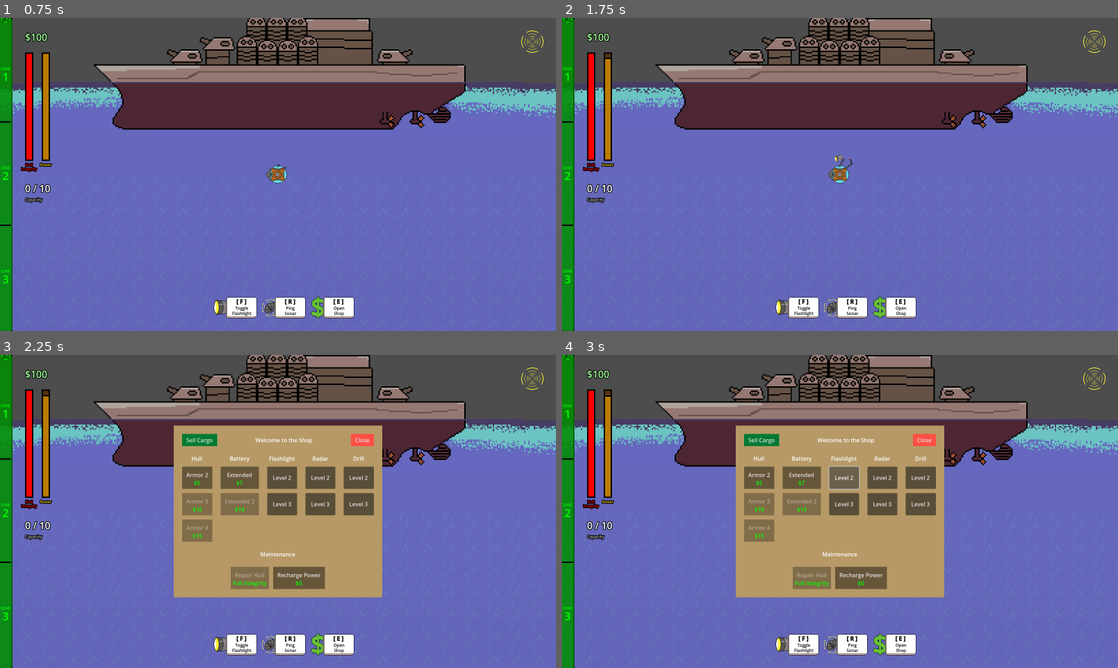
Above: before the commit, frames 1-4 (two rows, left to right).
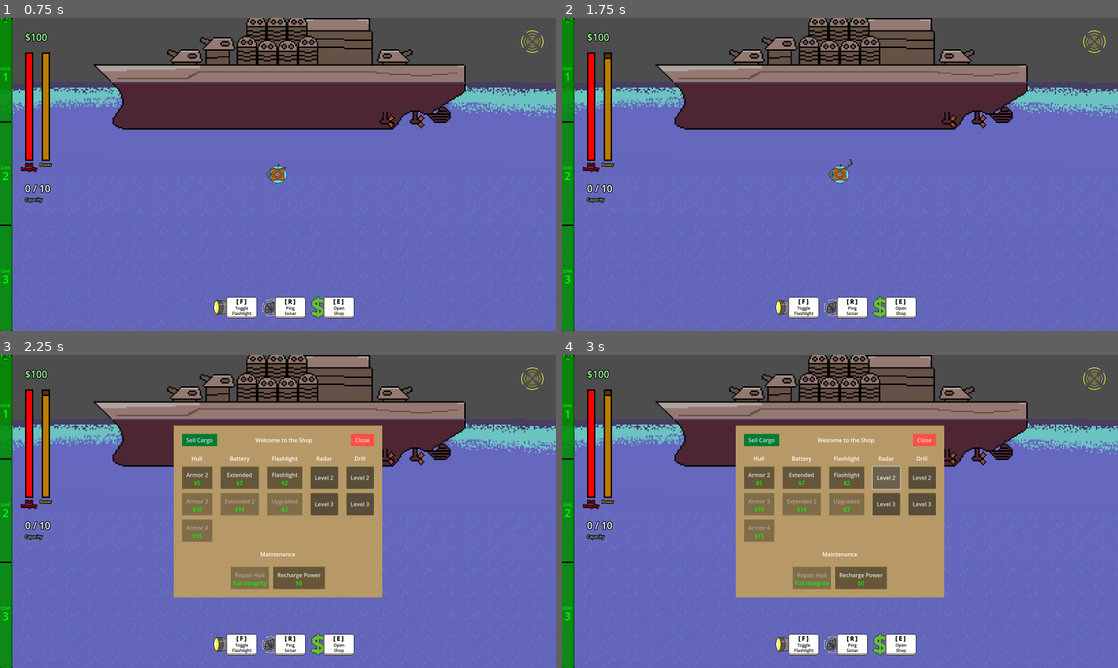
Above: after the commit, the same moments.

Repository: deruitda/ludum-dare-57
Game: Godot game, scene res://scenes/main.tscn
Two runs of this game, one before a commit and one after it. Both use one fixed random seed, a clock stepped at 60 frames per second and the inputs below. Sound files missing from this copy of the repository are replaced by a short silence.
Inputs:
- Up to frame 1 (0.75 s): click "Toggle Flashlight" at 0.5 s
- Up to frame 2 (1.75 s): click "Ping Sonar" at 1.25 s
- Up to frame 3 (2.25 s): click "Open Shop" at 2 s
- Up to frame 4 (3 s): click "Level 2" at 2.75 s

Frame 1 is identical in both runs. In frame 2, less than 0.1% of the frame differs, in the area x 48-51%, y 43-48%; in frame 3, 1.1%; in frame 4, 1.3%, in the area x 7-67%, y 12-52%.
Error before the commit: Invalid access to property or key 'light_texture' on a base object of type 'Nil'. (res://scenes/submarine/flashlight/flashlight.gd:18)

Commit message:
we do it

Diff:
--- a/scenes/shop/shop.tscn
+++ b/scenes/shop/shop.tscn
@@ -8,7 +8,9 @@
 [ext_resource type="Resource" uid="uid://wat7m0b4ias4" path="res://scenes/shop/shop_items/recharge_power.tres" id="6_ptf86"]
 [ext_resource type="Resource" uid="uid://crlc6yobu7bau" path="res://scenes/shop/shop_items/battery_upgrade_extended.tres" id="6_xcdpw"]
 [ext_resource type="Resource" uid="uid://c7vo8imaw6ari" path="res://scenes/shop/shop_items/battery_upgrade_extended_2.tres" id="7_tp26b"]
+[ext_resource type="Resource" uid="uid://blkrympbkkbkx" path="res://scenes/shop/shop_items/flashlight_upgrade_1.tres" id="9_8qn5i"]
 [ext_resource type="Resource" uid="uid://co2umhba5ghsu" path="res://scenes/shop/shop_items/repair_hull.tres" id="9_tp26b"]
+[ext_resource type="Resource" uid="uid://oamge6kiq2jc" path="res://scenes/shop/shop_items/flashlight_upgrade_2.tres" id="10_dww4p"]
 
 [sub_resource type="StyleBoxFlat" id="StyleBoxFlat_100s2"]
 content_margin_left = 12.0
@@ -167,15 +169,15 @@
 text = "Flashlight"
 horizontal_alignment = 1
 
-[node name="FlashlightLevel2Button" type="Button" parent="ShopContainer/ColorRect/MarginContainer/VBoxContainer/ShopItemsContainer/FlashlightUpgradesVBoxContainer2"]
-custom_minimum_size = Vector2(0, 64)
-layout_mode = 2
-text = "Level 2"
-
-[node name="FlashlightLevel3Button" type="Button" parent="ShopContainer/ColorRect/MarginContainer/VBoxContainer/ShopItemsContainer/FlashlightUpgradesVBoxContainer2"]
-custom_minimum_size = Vector2(0, 64)
-layout_mode = 2
-text = "Level 3"
+[node name="Flashlight" parent="ShopContainer/ColorRect/MarginContainer/VBoxContainer/ShopItemsContainer/FlashlightUpgradesVBoxContainer2" instance=ExtResource("2_qaxay")]
+layout_mode = 2
+text = "Flashlight"
+shop_item_resource = ExtResource("9_8qn5i")
+
+[node name="FlashlightUpgrade" parent="ShopContainer/ColorRect/MarginContainer/VBoxContainer/ShopItemsContainer/FlashlightUpgradesVBoxContainer2" instance=ExtResource("2_qaxay")]
+layout_mode = 2
+text = "Upgraded"
+shop_item_resource = ExtResource("10_dww4p")
 
 [node name="RadarUpgradesVBoxContainer3" type="VBoxContainer" parent="ShopContainer/ColorRect/MarginContainer/VBoxContainer/ShopItemsContainer"]
 layout_mode = 2
--- /dev/null
+++ b/scenes/shop/shop_items/flashlight_upgrade_1.tres
@@ -0,0 +1,13 @@
+[gd_resource type="Resource" script_class="ShopItemResource" load_steps=3 format=3 uid="uid://blkrympbkkbkx"]
+
+[ext_resource type="Resource" uid="uid://c6lcqnvwotfnf" path="res://scenes/submarine/flashlight/flashlight_resources/flashlight_1.tres" id="1_ukgpg"]
+[ext_resource type="Script" uid="uid://dq388fj72n7ck" path="res://scenes/shop/shop_items/shop_item.gd" id="2_2musp"]
+
+[resource]
+script = ExtResource("2_2musp")
+price = 2
+tooltip = "Flashlight helps you see"
+is_infinitely_purchaseable = false
+item_resource = ExtResource("1_ukgpg")
+is_initially_disabled = false
+metadata/_custom_type_script = "uid://dq388fj72n7ck"
--- /dev/null
+++ b/scenes/shop/shop_items/flashlight_upgrade_2.tres
@@ -0,0 +1,15 @@
+[gd_resource type="Resource" script_class="ShopItemResource" load_steps=4 format=3 uid="uid://oamge6kiq2jc"]
+
+[ext_resource type="Script" uid="uid://dq388fj72n7ck" path="res://scenes/shop/shop_items/shop_item.gd" id="1_ereq5"]
+[ext_resource type="Resource" uid="uid://fimryso8my8b" path="res://scenes/submarine/flashlight/flashlight_resources/flashlight_2.tres" id="1_h12u3"]
+[ext_resource type="Resource" uid="uid://c6lcqnvwotfnf" path="res://scenes/submarine/flashlight/flashlight_resources/flashlight_1.tres" id="3_hngt0"]
+
+[resource]
+script = ExtResource("1_ereq5")
+price = 3
+tooltip = "Upgraded flashlight"
+is_infinitely_purchaseable = false
+unlocked_by_item_resource = ExtResource("3_hngt0")
+item_resource = ExtResource("1_h12u3")
+is_initially_disabled = false
+metadata/_custom_type_script = "uid://b2lx2tpjf8cd8"
--- a/scenes/submarine/flashlight/flashlight.gd
+++ b/scenes/submarine/flashlight/flashlight.gd
@@ -15,7 +15,9 @@
 
 func _ready() -> void:
 	SignalBus.toggle_flashlight.connect(_on_toggle_flashlight)
-	light.texture = flashlight_resource.light_texture
+	SignalBus.purchase_completed.connect(_on_purchase_completed)
+	if flashlight_resource:
+		light.texture = flashlight_resource.light_texture
 
 func _process(delta: float) -> void:
 	if light.enabled:
@@ -31,6 +33,8 @@
 	toggle_flashlight()
 
 func toggle_flashlight():
+	if not flashlight_resource:
+		return
 	if !light.enabled:
 		animated_sprite.play("open")
 	else:
@@ -49,3 +53,8 @@
 func _on_animated_sprite_2d_animation_changed() -> void:
 	if animated_sprite.animation == "close":
 		light.enabled = false
+
+func _on_purchase_completed(purchased_shop_item_resource: ShopItemResource) -> void:
+	if purchased_shop_item_resource.item_resource is FlashlightResource:
+		flashlight_resource = purchased_shop_item_resource.item_resource
+		light.texture = flashlight_resource.light_texture
--- a/scenes/submarine/flashlight/flashlight_resources/flashlight_2.tres
+++ b/scenes/submarine/flashlight/flashlight_resources/flashlight_2.tres
@@ -6,5 +6,6 @@
 [resource]
 script = ExtResource("2_e8qhe")
 light_texture = ExtResource("1_vubwd")
+is_upgraded = true
 is_unlocked = false
 metadata/_custom_type_script = "uid://b2lx2tpjf8cd8"
Not shown: 1 places in scenes/shop/shop.tscn that only renumber resources
